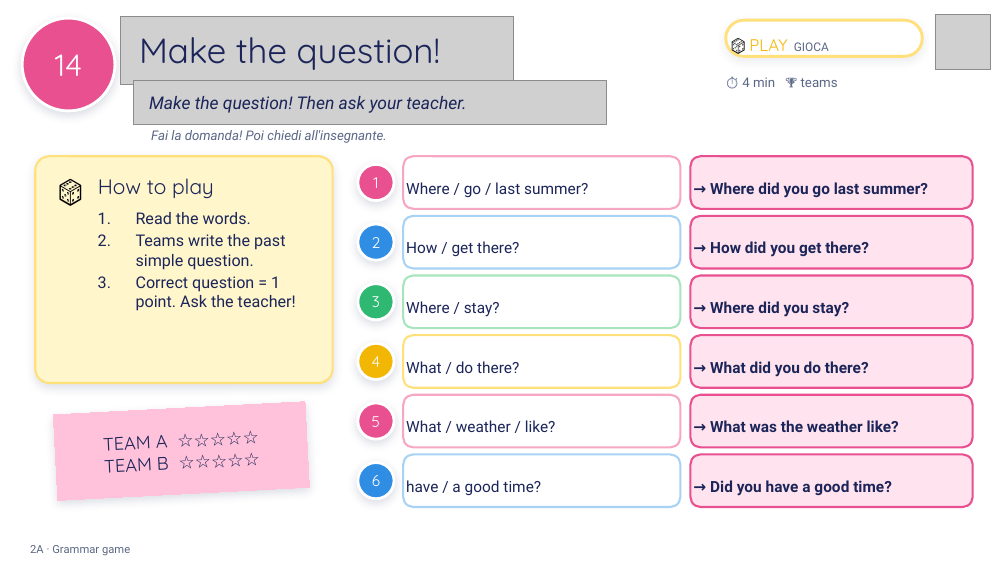
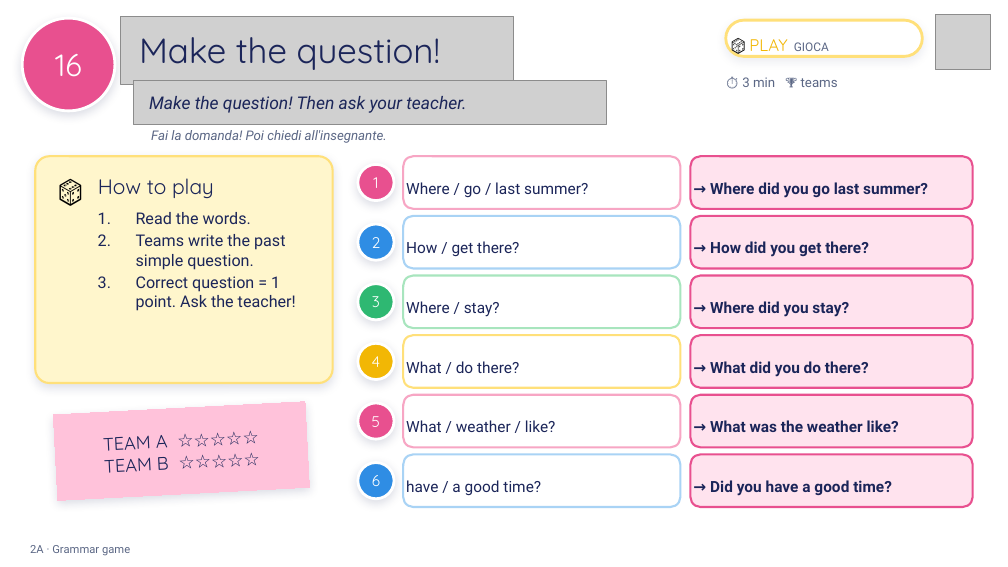
Before and after one commit to londonlanguageschool/Bagheria-, a slide deck: slide 16 of materials/A2/A2_2A_Wheres_my_passport_v3.pptx (slide 14 before the commit). Drawn at 1008x567 pixels with LibreOffice and Linux fonts; fonts in the diff are those of the drawing; grey boxes stand for pictures; background and template pictures are left out. Boxes give left, top, right and bottom in pixels: in the first picture for what was removed or moved away, otherwise in the second. Text is boxed around its words. In the diff, an @@ line names an element or a change of style, - is before the commit and + after.

```diff
--- a/materials/A2/A2_2A_Wheres_my_passport_v3.pptx
+++ b/materials/A2/A2_2A_Wheres_my_passport_v3.pptx
@@ text in ellipse at box(55, 54, 82, 77): text changed @@
-14
+16
@@ text at box(742, 77, 838, 87): text changed @@
-⏱ 4 min 🏆 teams
+⏱ 3 min 🏆 teams
```
Also in this commit, not shown: 9 other slides changed, 4 slides added, 1 slide removed, 1 other file.
